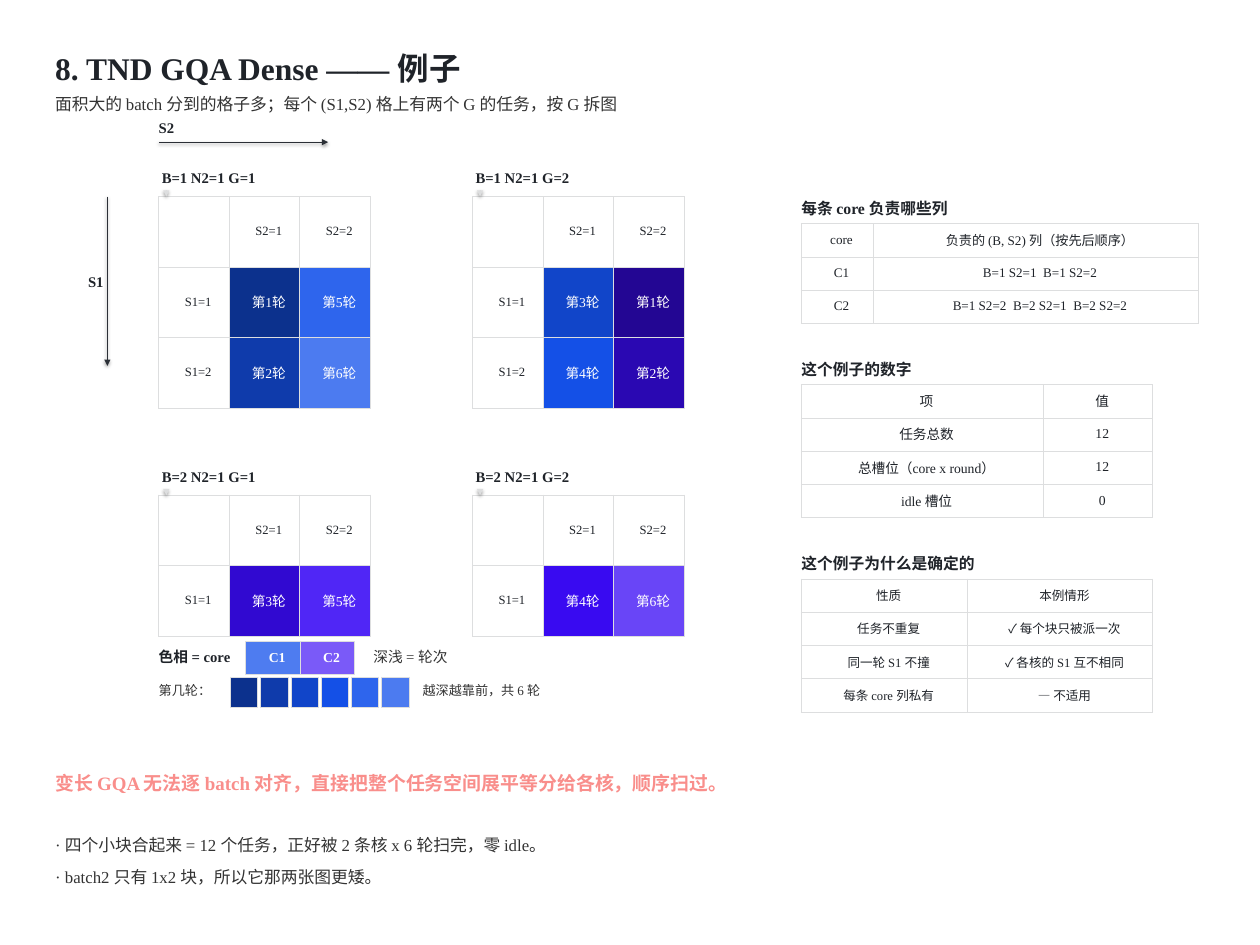
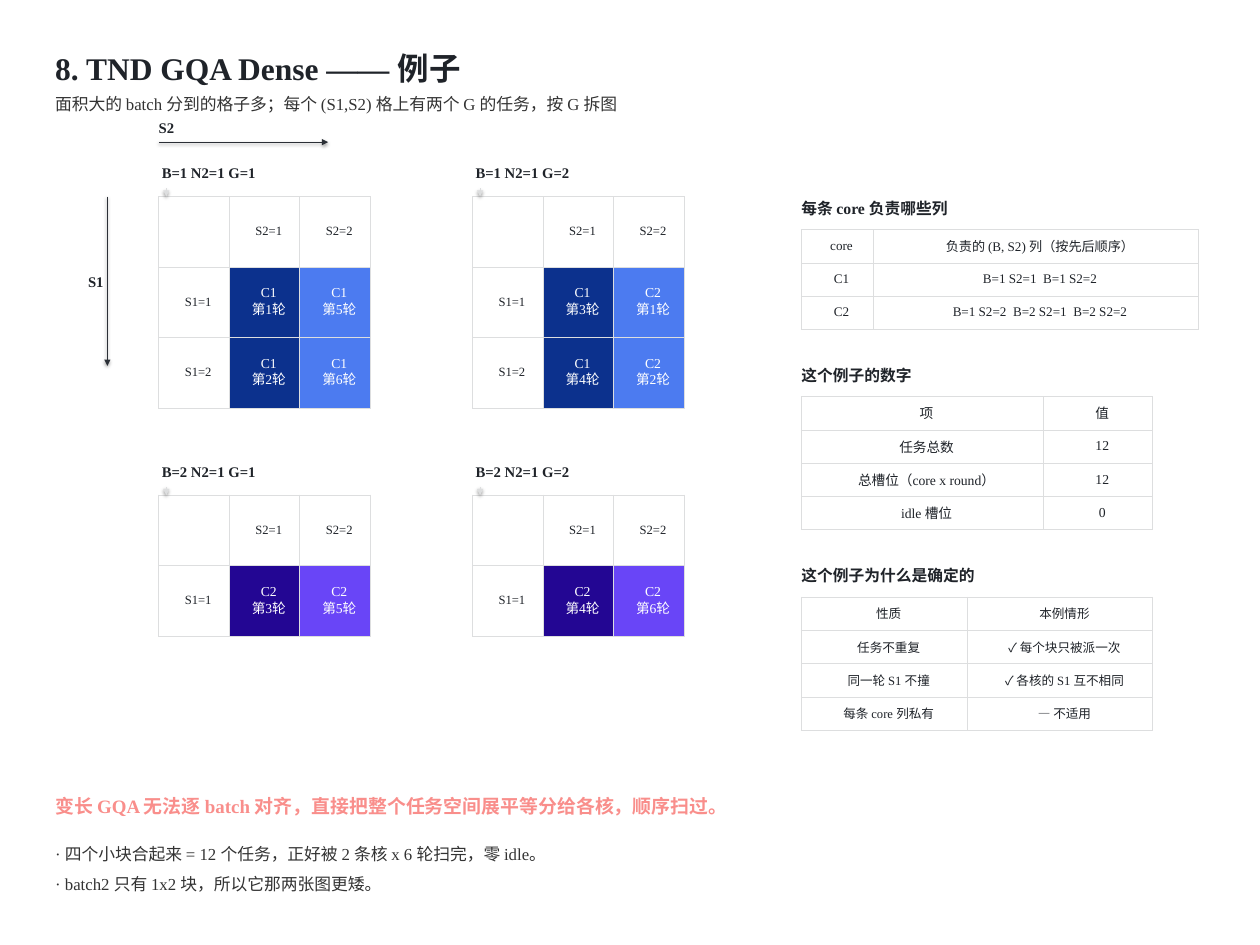
Before and after one commit to guomc9/SeeTen, a slide deck: slide 16 of cases/flash-attention-det-accum/out/v4-index-schedules-rev2.pptx. Drawn at 1260x945 pixels with LibreOffice and Linux fonts; fonts in the diff are those of the drawing. Boxes give left, top, right and bottom in pixels: in the first picture for what was removed or moved away, otherwise in the second. Text is boxed around its words. In the diff, an @@ line names an element or a change of style, - is before the commit and + after.

```diff
--- a/cases/flash-attention-det-accum/out/v4-index-schedules-rev2.pptx
+++ b/cases/flash-attention-det-accum/out/v4-index-schedules-rev2.pptx
@@ table at bbox=[159, 197, 370, 408] @@
-row 2, column 2: 第1轮
+row 2, column 2: C1 / 第1轮
-row 2, column 3: 第5轮
+row 2, column 3: C1 / 第5轮
-row 3, column 2: 第2轮
+row 3, column 2: C1 / 第2轮
-row 3, column 3: 第6轮
+row 3, column 3: C1 / 第6轮
@@ fill #2E65ED to #4C7BF0 in row 2, column 3 @@
@@ fill #0F3BAB to #0C318D in row 3, column 2 @@
@@ table at bbox=[472, 197, 683, 408] @@
-row 2, column 2: 第3轮
+row 2, column 2: C1 / 第3轮
-row 2, column 3: 第1轮
+row 2, column 3: C2 / 第1轮
-row 3, column 2: 第4轮
+row 3, column 2: C1 / 第4轮
-row 3, column 3: 第2轮
+row 3, column 3: C2 / 第2轮
@@ fill #1145C9 to #0C318D in row 2, column 2 @@
@@ fill #230693 to #4C7BF0 in row 2, column 3 @@
@@ fill #1450E7 to #0C318D in row 3, column 2 @@
@@ fill #2A08B2 to #4C7BF0 in row 3, column 3 @@
@@ table: place and size @@
-table at bbox=[801, 224, 1198, 324]
+table at bbox=[801, 230, 1198, 330]
@@ text "这个例子的数字": place and size @@
-text "这个例子的数字" at bbox=[801, 361, 911, 377]
+text "这个例子的数字" at bbox=[801, 367, 911, 383]
@@ 4 texts: place and size @@
-4 texts at bbox=[162, 173, 569, 482]
+4 texts at bbox=[162, 168, 569, 477]
@@ table at bbox=[159, 495, 370, 636] @@
-row 2, column 2: 第3轮
+row 2, column 2: C2 / 第3轮
-row 2, column 3: 第5轮
+row 2, column 3: C2 / 第5轮
@@ fill #3109D1 to #230693 in row 2, column 2 @@
@@ fill #5026F6 to #6945F7 in row 2, column 3 @@
@@ table at bbox=[472, 495, 683, 636] @@
-row 2, column 2: 第4轮
+row 2, column 2: C2 / 第4轮
-row 2, column 3: 第6轮
+row 2, column 3: C2 / 第6轮
@@ fill #390AF1 to #230693 in row 2, column 2 @@
@@ 3 texts, 1 table: place and size @@
-3 texts, 1 table at bbox=[65, 385, 1153, 885]
+3 texts, 1 table at bbox=[65, 397, 1153, 892]
@@ table: place and size @@
-table at bbox=[801, 579, 1153, 712]
+table at bbox=[801, 597, 1153, 730]
@@ text removed at bbox=[159, 649, 231, 663] @@
-色相 = core
@@ table removed at bbox=[246, 642, 300, 672], 1 rows, 1 columns @@
-C1
@@ table removed at bbox=[300, 642, 354, 672], 1 rows, 1 columns @@
-C2
@@ text removed at bbox=[373, 649, 447, 663] @@
-深浅 = 轮次
@@ text removed at bbox=[159, 684, 211, 696] @@
-第几轮：
@@ table removed at bbox=[231, 677, 258, 703], 1 rows, 1 columns @@
-
@@ table removed at bbox=[261, 677, 288, 703], 1 rows, 1 columns @@
-
@@ table removed at bbox=[291, 677, 318, 703], 1 rows, 1 columns @@
-
@@ table removed at bbox=[321, 677, 348, 703], 1 rows, 1 columns @@
-
@@ table removed at bbox=[351, 677, 379, 703], 1 rows, 1 columns @@
-
@@ table removed at bbox=[382, 677, 409, 703], 1 rows, 1 columns @@
-
@@ text removed at bbox=[423, 684, 540, 696] @@
-越深越靠前，共 6 轮
@@ text "变长 GQA 无法逐 batch 对齐，直接把整个任务空间展平等分给各核，顺序扫过。": place and size @@
-text "变长 GQA 无法逐 batch 对齐，直接把整个任务空间展平等分给各核，顺序扫过。" at bbox=[55, 774, 728, 793]
+text "变长 GQA 无法逐 batch 对齐，直接把整个任务空间展平等分给各核，顺序扫过。" at bbox=[55, 797, 728, 816]
```
Also in this commit, not shown: 15 other slides changed, 2 other files.
